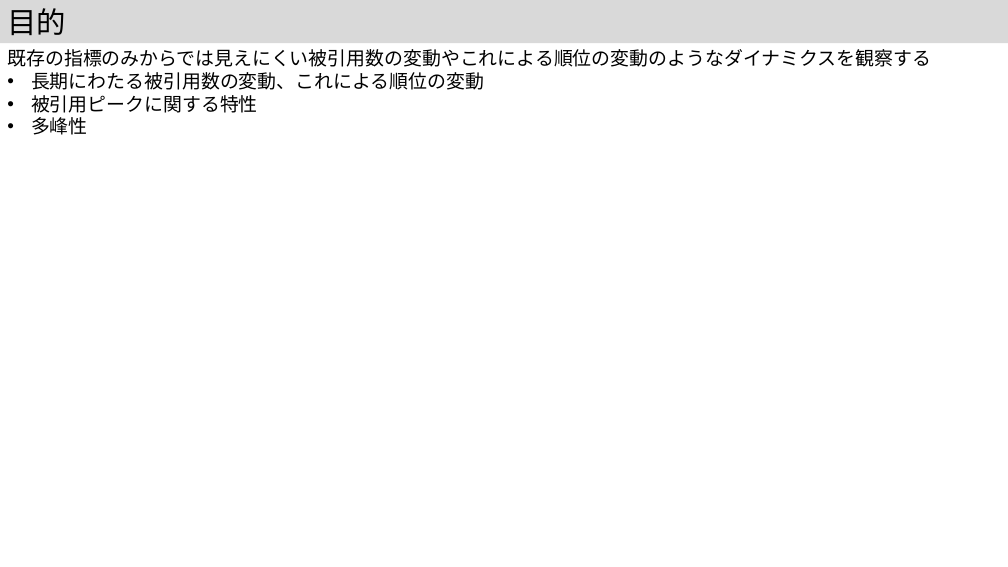
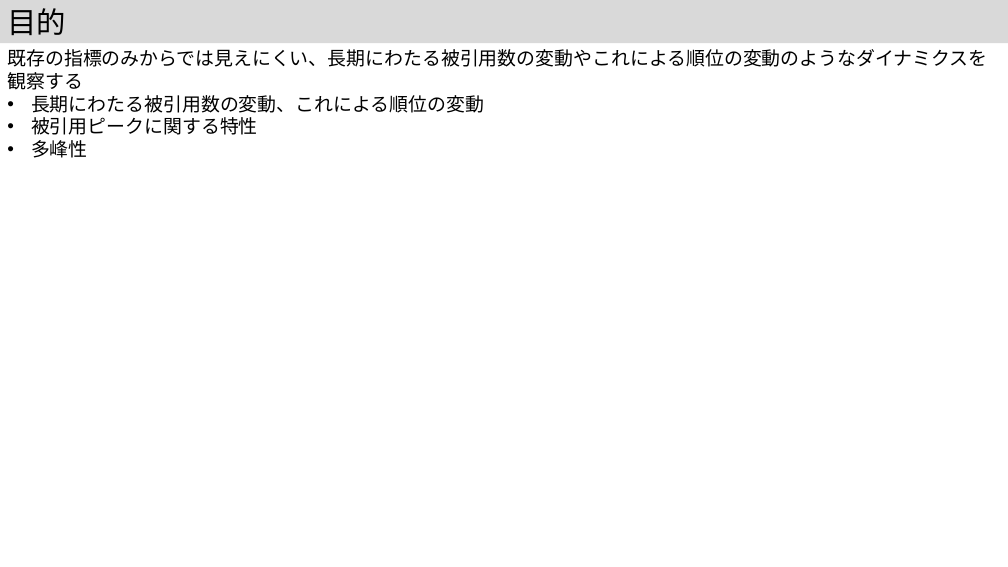
Before and after one commit to kouamano/pubmed-analysis, a slide deck: slide 3 of 202312/MIS41.pptx. Drawn at 1008x567 pixels with LibreOffice and Linux fonts; fonts in the diff are those of the drawing. Boxes give left, top, right and bottom in pixels: in the first picture for what was removed or moved away, otherwise in the second. Text is boxed around its words. In the diff, an @@ line names an element or a change of style, - is before the commit and + after.

```diff
--- a/202312/MIS41.pptx
+++ b/202312/MIS41.pptx
@@ text at (x1=7, y1=49, x2=987, y2=90): text changed @@
-既存の指標のみからでは見えにくい被引用数の変動やこれによる順位の変動のようなダイナミクスを観察する
+既存の指標のみからでは見えにくい、長期にわたる被引用数の変動やこれによる順位の変動のようなダイナミクスを観察する
```
Also in this commit, not shown: 3 other slides changed.
